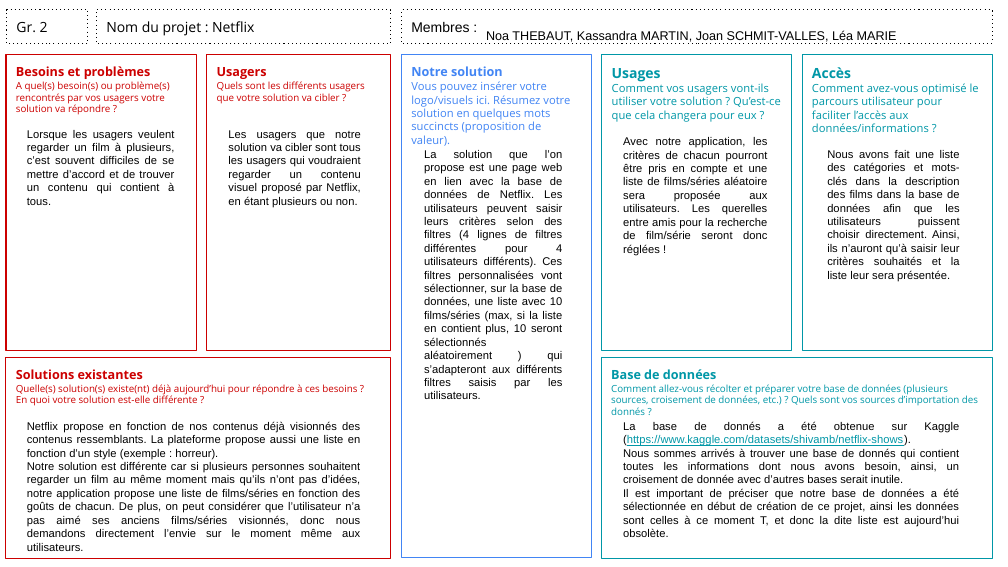
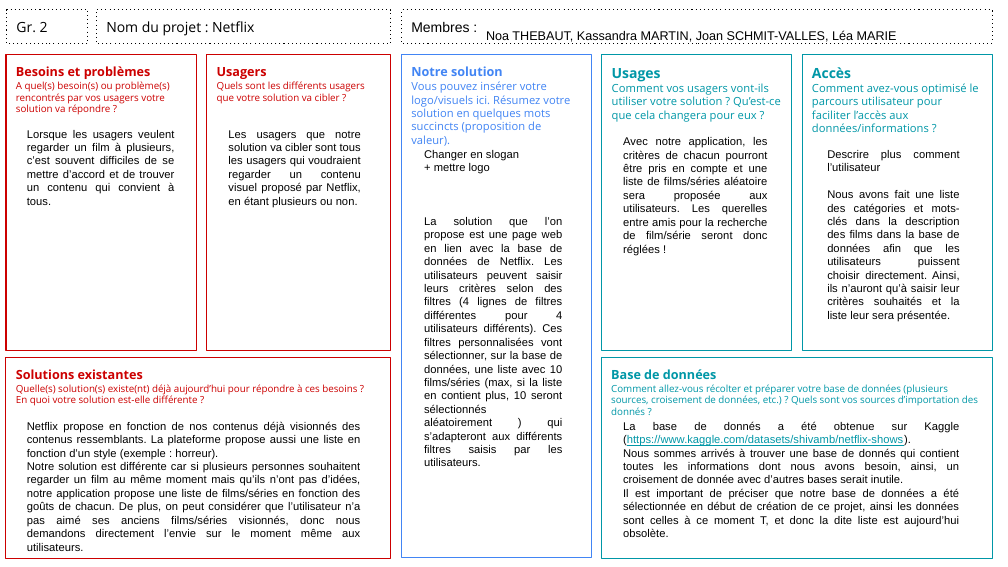
Before and after one commit to dlz917/NETFLIX, a slide deck: slide 1 of Gr2 - Canevas - CDC.pptx. Drawn at 1008x567 pixels with LibreOffice and Linux fonts; fonts in the diff are those of the drawing. Boxes give left, top, right and bottom in pixels: in the first picture for what was removed or moved away, otherwise in the second. Text is boxed around its words. In the diff, an @@ line names an element or a change of style, - is before the commit and + after.

```diff
--- a/Gr2 - Canevas - CDC.pptx
+++ b/Gr2 - Canevas - CDC.pptx
@@ text at [27, 130, 174, 205]: text changed @@
-Lorsque les usagers veulent regarder un film à plusieurs, c’est souvent difficiles de se mettre d’accord et de trouver un contenu qui contient à tous.
+Lorsque les usagers veulent regarder un film à plusieurs, c’est souvent difficiles de se mettre d’accord et de trouver un contenu qui convient à tous.
@@ text at [424, 150, 519, 174]: paragraphs added @@
+Changer en slogan
++ mettre logo
@@ text at [827, 150, 902, 171]: paragraph added @@
+Descrire plus comment l’utilisateur
```
